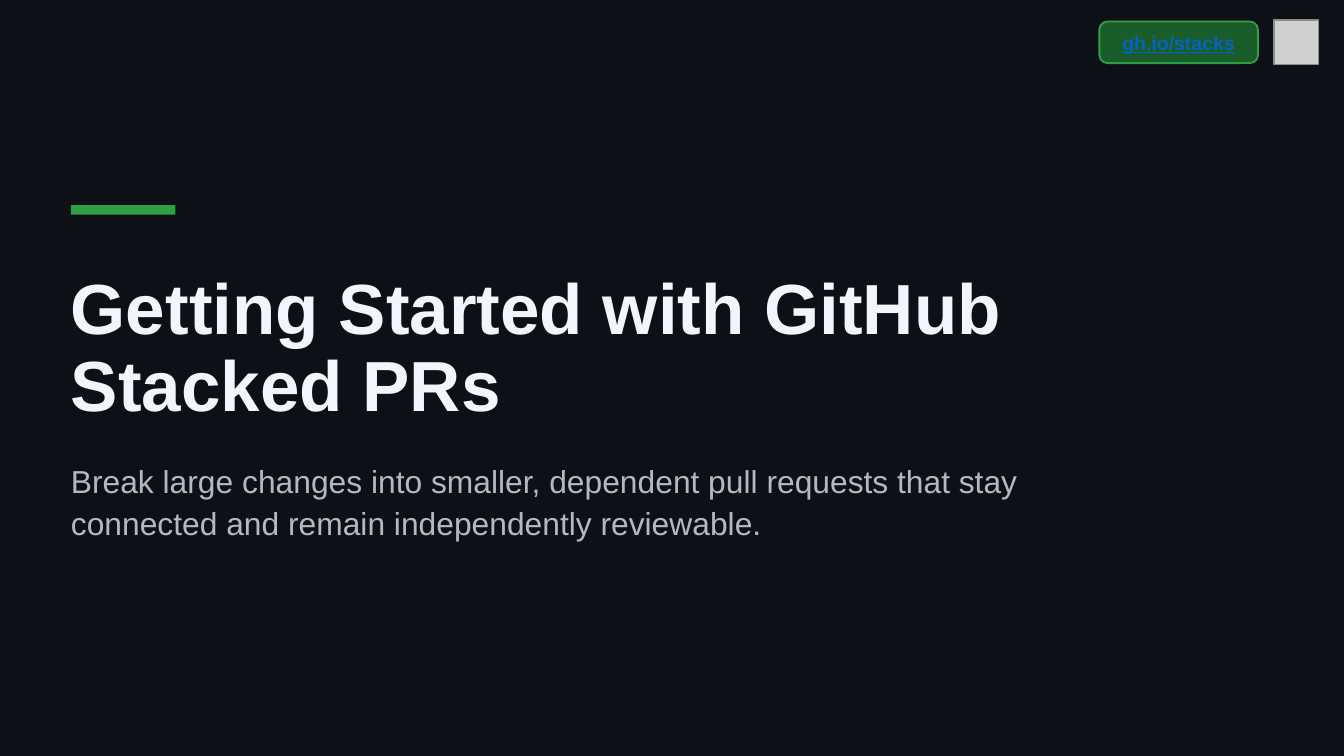
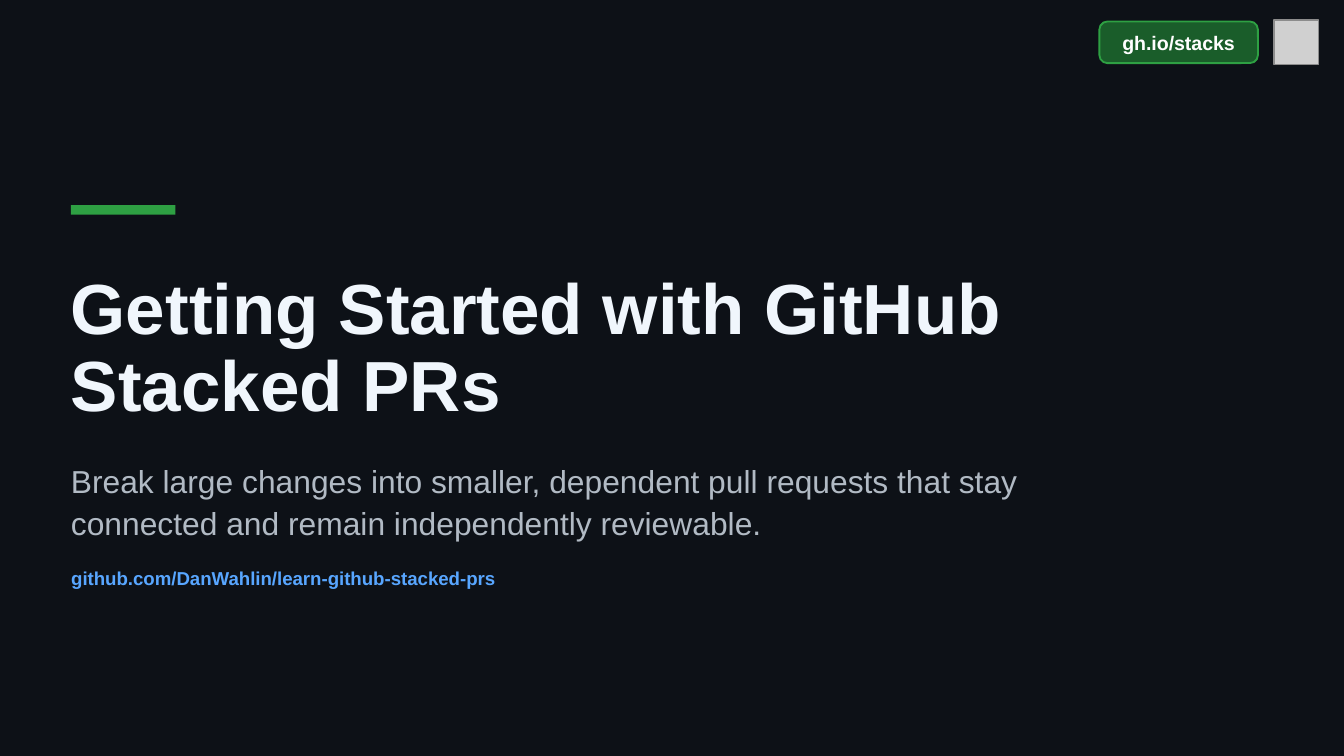
Before and after one commit to DanWahlin/gh-stack-demo, a slide deck: slide 1 of github-stacked-prs.pptx. Drawn at 1344x756 pixels with LibreOffice and Linux fonts; fonts in the diff are those of the drawing; grey boxes stand for pictures. Boxes give left, top, right and bottom in pixels: in the first picture for what was removed or moved away, otherwise in the second. Text is boxed around its words. In the diff, an @@ line names an element or a change of style, - is before the commit and + after.

Commit message:
docs: refine stacked PR workshop and deck

```diff
--- a/github-stacked-prs.pptx
+++ b/github-stacked-prs.pptx
@@ text "gh.io/stacks" at [1122,35,1234,54]: text colour #0563C1 to #FFFFFF, underline off @@
@@ text added at [71,571,495,589], 10 pt, text #58A6FF, bold @@
+github.com/DanWahlin/learn-github-stacked-prs
```
Also in this commit, not shown: 4 other slides changed, 2 slides added, 15 other files.
